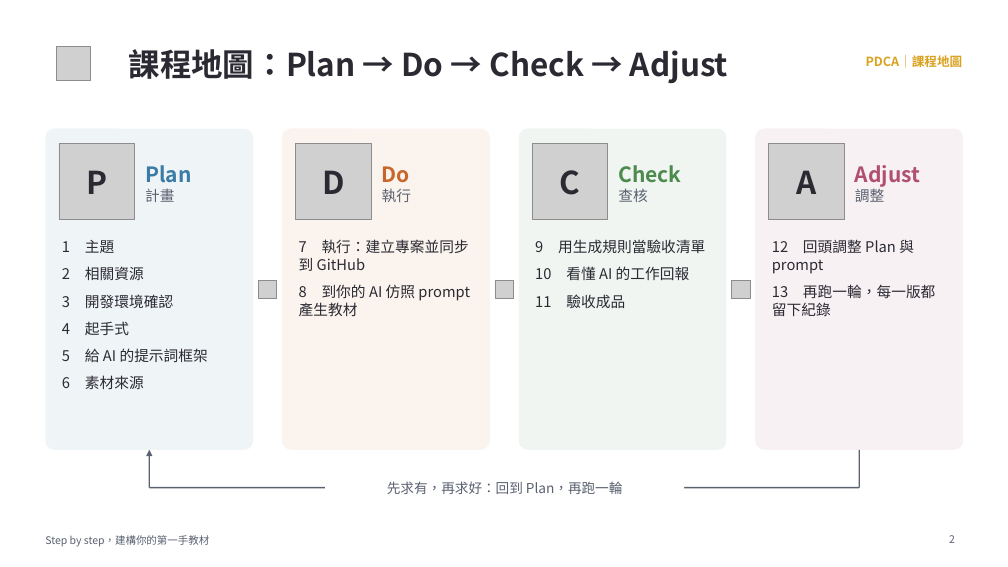
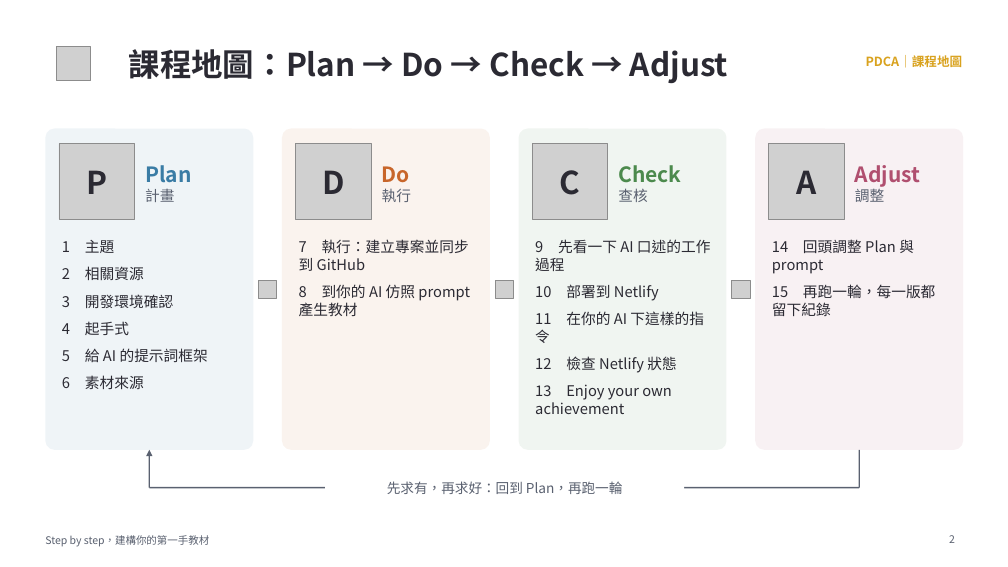
Before and after one commit to MattAtAIEra/NTTU2026-step-by-step, a slide deck: slide 2 of doc/Step-by-Step_建構你的第一手教材_PDCA.pptx. Drawn at 1008x567 pixels with LibreOffice and Linux fonts; fonts in the diff are those of the drawing; grey boxes stand for pictures; background and template pictures are left out. Boxes give left, top, right and bottom in pixels: in the first picture for what was removed or moved away, otherwise in the second. Text is boxed around its words. In the diff, an @@ line names an element or a change of style, - is before the commit and + after.

```diff
--- a/doc/Step-by-Step_建構你的第一手教材_PDCA.pptx
+++ b/doc/Step-by-Step_建構你的第一手教材_PDCA.pptx
@@ text at <box>535,239,711,414</box>: text changed @@
-9 用生成規則當驗收清單
-10 看懂 AI 的工作回報
-11 驗收成品
+9 先看一下 AI 口述的工作過程
+10 部署到 Netlify
+11 在你的 AI 下這樣的指令
+12 檢查 Netlify 狀態
+13 Enjoy your own achievement
@@ text at <box>772,239,936,316</box>: text changed @@
-12 回頭調整 Plan 與 prompt
-13 再跑一輪，每一版都留下紀錄
+14 回頭調整 Plan 與 prompt
+15 再跑一輪，每一版都留下紀錄
```
Also in this commit, not shown: 7 other slides changed, 8 slides added, 2 slides removed.
